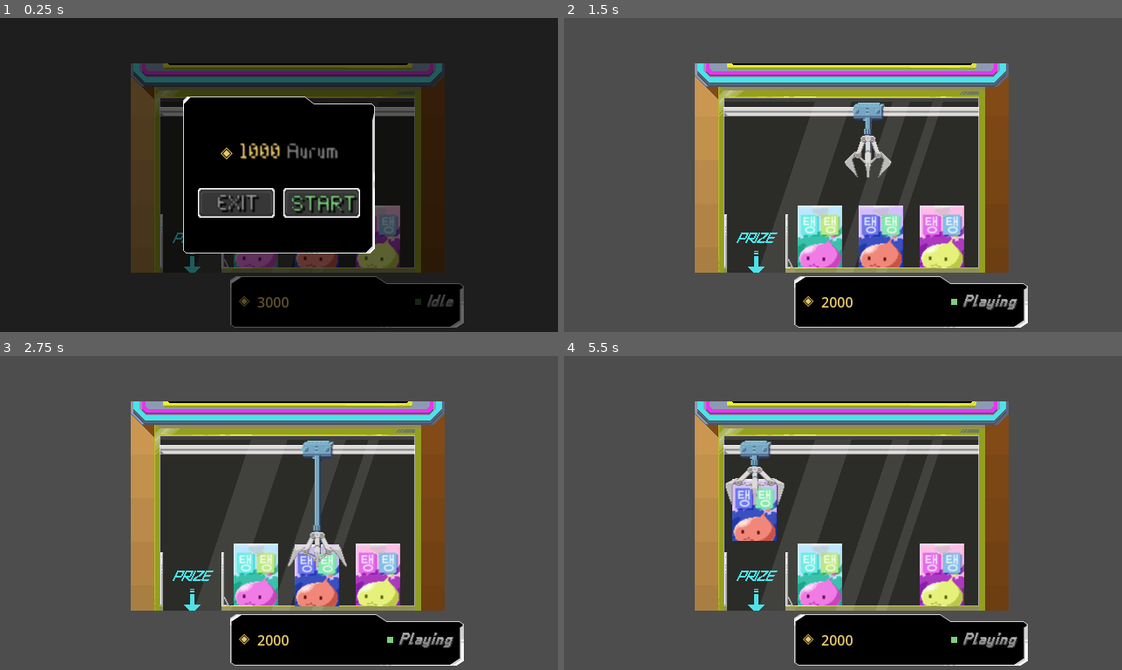
Above: before the commit, frames 1-4 (two rows, left to right).
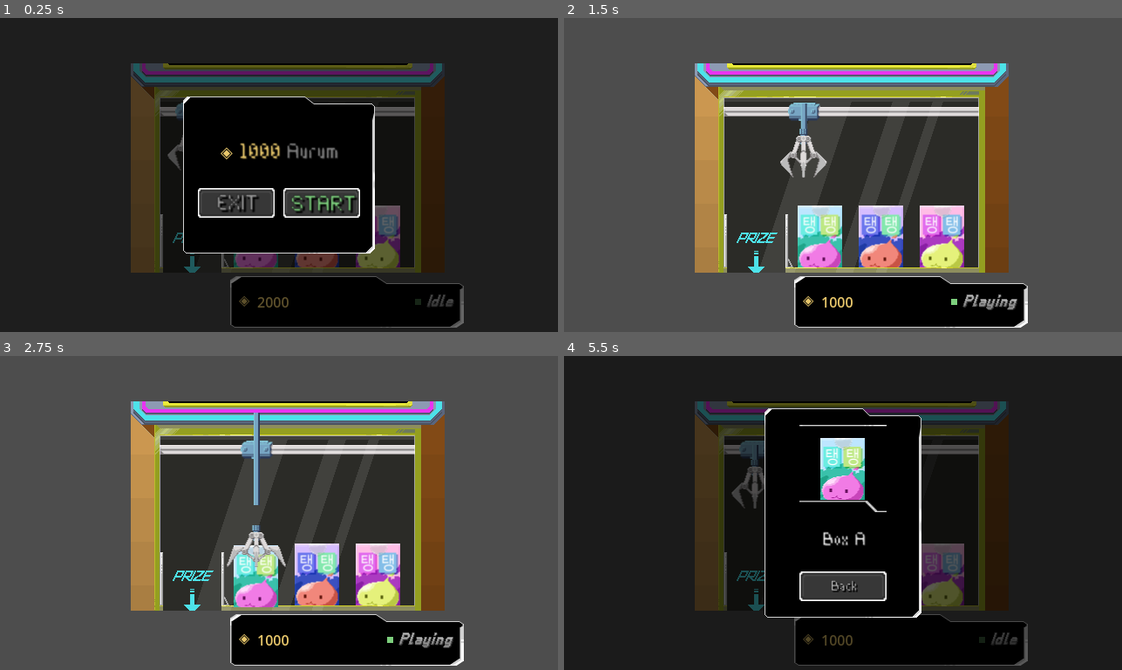
Above: after the commit, the same moments.

Repository: Sandy4j/crane_minigame
Game: Godot game, scene res://CraneMachine.tscn
Same seed, same stepped clock (60 frames per second), same inputs: the game is played once before the commit and once after it.
Inputs:
- Up to frame 1 (0.25 s): no input
- Up to frame 2 (1.5 s): click "START" at 0.5 s; tap Enter at 1.25 s; hold Right (right) from 1.28 s (still down); tap Space (grab) at 1.35 s
- Up to frame 3 (2.75 s): release Right (right) at 2.03 s; hold Left (left) from 2.03 s (still down); tap Space (grab) at 2.1 s
- Up to frame 4 (5.5 s): release Left (left) at 2.78 s; hold Right (right) 2.78-4.28 s; tap Space (grab) every 0.75 s from 2.85 to 5.1 s; hold Left (left) from 4.28 s (still down)

The runs differ from the first frame. In frame 1, 0.2% of the frame differs, in the area x 30-48%, y 26-93%; in frame 2, 1.7%; in frame 3, 2.9%; in frame 4, 93%, in the area x 0-100%, y 0-100%.

Commit message:
feat: refactor claw state management

Diff:
--- a/CraneMachine.tscn
+++ b/CraneMachine.tscn
@@ -87,7 +87,6 @@
 
 [node name="CraneMachine" type="Node2D"]
 script = ExtResource("1_eb7fx")
-aurum = 3000
 
 [node name="BG" type="Sprite2D" parent="."]
 position = Vector2(330, 172)
@@ -133,9 +132,7 @@
 
 [node name="ClawSprite" type="AnimatedSprite2D" parent="CraneTrain/CraneClaw"]
 sprite_frames = SubResource("SpriteFrames_qcgj4")
-animation = &"ClawOpen"
-frame = 1
-frame_progress = 1.0
+animation = &"ClawIdle"
 
 [node name="CollisionShape2D" type="CollisionShape2D" parent="CraneTrain/CraneClaw"]
 position = Vector2(0, 13)
--- a/Scripts/CraneClaw.gd
+++ b/Scripts/CraneClaw.gd
@@ -3,13 +3,13 @@
 @export var drop_speed: float = 60.0
 @export var max_drop: float = 75.0
 
-@export var grab_offset: Vector2 = Vector2(0, 29)
+@export var grab_offset: Vector2 = Vector2(0, 30)
 @export_range(0.0, 1.0, 0.01) var success_chance: float = 0.82
 
+enum ClawState { IDLE, DROPPING, RETURNING, FAILING }
+
+var state: ClawState = ClawState.IDLE
 var start_y: float
-var is_dropping: bool = false
-var is_returning: bool = false
-var is_failing: bool = false
 var grabbed_box: Area2D = null
 var _box_origin: Vector2
 
@@ -18,7 +18,7 @@
 @onready var collision: CollisionShape2D = $CollisionShape2D
 @onready var train_anchor: Marker2D = get_parent().get_node("Marker2D")
 
-const WIRE_BASE_HEIGHT: float = 8.0
+const WIRE_BASE_HEIGHT: float = 1.0
 
 signal box_dropped
 signal grab_failed
@@ -26,38 +26,42 @@
 func _ready():
 	start_y = position.y
 
-## Claw dianggap sibuk jika sedang drop, return, atau animasi gagal
+## Claw dianggap sibuk jika tidak dalam state IDLE
 func is_busy() -> bool:
-	return is_dropping or is_returning or is_failing
+	return state != ClawState.IDLE
 
 func _process(delta):
-	if is_dropping:
-		position.y += drop_speed * delta
-		_update_wire()
-		if position.y >= start_y + max_drop:
-			is_dropping = false
-			_try_grab()
+	match state:
+		ClawState.DROPPING:
+			position.y += drop_speed * delta
+			_update_wire()
+			if position.y >= start_y + max_drop:
+				state = ClawState.IDLE
+				_try_grab()
 
-	elif is_returning:
-		position.y -= drop_speed * delta
-		_update_wire()
-		if position.y <= start_y:
-			position.y = start_y
-			is_returning = false
-			if grabbed_box != null:
-				get_parent().on_claw_grabbed()
-			else:
-				get_parent().on_claw_finished()
+		ClawState.RETURNING, ClawState.FAILING:
+			position.y -= drop_speed * delta
+			_update_wire()
+			if position.y <= start_y:
+				position.y = start_y
+				if state == ClawState.RETURNING:
+					state = ClawState.IDLE
+					if grabbed_box != null:
+						get_parent().on_claw_grabbed()
+					else:
+						get_parent().on_claw_finished()
+				# Jika FAILING, biarkan _handle_fail() yang menyelesaikan state
 
+## Update wire berdasarkan posisi claw
 func _update_wire():
 	var anchor_local = to_local(train_anchor.global_position)
 	var wire_length = abs(anchor_local.y) + WIRE_BASE_HEIGHT
-	wire.position = Vector2(anchor_local.x, anchor_local.y / 2.0)
+	wire.position = Vector2(anchor_local.x, anchor_local.y / 1.0)
 	wire.region_rect = Rect2(0, 0, wire.texture.get_width(), wire_length)
 
 func drop():
 	anim.play("ClawOpen")
-	is_dropping = true
+	state = ClawState.DROPPING
 
 func _try_grab():
 	var overlapping = get_overlapping_areas()
@@ -68,44 +72,48 @@
 		anim.play("ClawGrab")
 		var target_global := global_position + grab_offset
 		grabbed_box.reparent(self)
-		grabbed_box.global_position = target_global
+
+		var tween = create_tween()
+		tween.set_ease(Tween.EASE_OUT)
+		tween.set_trans(Tween.TRANS_QUAD)
+		tween.tween_property(grabbed_box, "global_position", target_global, 0.15)
+
 		if grabbed_box.has_node("CollisionShape2D"):
 			grabbed_box.get_node("CollisionShape2D").disabled = true
 		await get_tree().create_timer(0.2).timeout
 
-		# Roll rng
 		if randf() <= success_chance:
-			is_returning = true
+			state = ClawState.RETURNING
 		else:
 			_handle_fail()
-	else:
-		anim.play("ClawNeutral")
-		await get_tree().create_timer(0.2).timeout
-		is_returning = true
 
+## Lepas box dari claw: reparent ke scene root, re-enable collision, play ClawOpen
+## Mengembalikan referensi box yang dilepas, atau null jika tidak ada
+func _detach_box() -> Area2D:
+	if grabbed_box == null:
+		return null
 
-## Handle saat gagal grab box
+	var box = grabbed_box
+	grabbed_box = null
+
+	anim.play("ClawOpen")
+	box.reparent(get_tree().current_scene)
+	if box.has_node("CollisionShape2D"):
+		box.get_node("CollisionShape2D").disabled = false
+
+	return box
+
+## Handle saat gagal grab box — box dikembalikan ke posisi semula
 func _handle_fail():
-	is_failing = true
-	is_returning = true
+	state = ClawState.FAILING
 
 	await get_tree().create_timer(0.55).timeout
 
-	if grabbed_box == null:
-		is_failing = false
+	var box = _detach_box()
+	if not box:
+		state = ClawState.IDLE
 		return
 
-	var box = grabbed_box
-	var scene_root = get_tree().current_scene
-	grabbed_box = null
-
-	anim.play("ClawOpen")
-	box.reparent(scene_root)
-
-	if box.has_node("CollisionShape2D"):
-		box.get_node("CollisionShape2D").disabled = false
-
-	# Animasi kotak balik ke posisi semula
 	var tween = create_tween()
 	tween.set_ease(Tween.EASE_IN)
 	tween.set_trans(Tween.TRANS_QUAD)
@@ -114,24 +122,14 @@
 	await tween.finished
 
 	anim.play("ClawNeutral")
-	is_failing = false
+	state = ClawState.IDLE
 	grab_failed.emit()
 
+## Lepas box dari claw: tampilkan animasi ClawOpen, lalu tampilkan animasi ClawNeutral
 func release_box():
-	if grabbed_box == null:
+	var box = _detach_box()
+	if not box:
 		return
-
-	var box = grabbed_box
-	var scene_root = get_tree().current_scene
-	var world_pos = box.global_position
-	grabbed_box = null
-
-	anim.play("ClawOpen")
-	box.reparent(scene_root)
-	box.global_position = world_pos
-
-	if box.has_node("CollisionShape2D"):
-		box.get_node("CollisionShape2D").disabled = false
 
 	var tween = create_tween()
 	tween.set_ease(Tween.EASE_IN)
@@ -139,5 +137,6 @@
 	tween.tween_property(box, "position:y", box.position.y + 200.0, 0.5)
 
 	await tween.finished
+
 	anim.play("ClawNeutral")
 	box_dropped.emit()
--- a/Scripts/CraneMachine.gd
+++ b/Scripts/CraneMachine.gd
@@ -23,15 +23,23 @@
 
 
 func _ready():
-	claw.grab_failed.connect(_on_grab_failed)
-	claw.box_dropped.connect(_on_box_dropped)
+	claw.grab_failed.connect(end_session)
+	claw.box_dropped.connect(end_session)
 
 	empty_label.visible = false
 	train.can_move = false
 
 	aurum_changed.emit(aurum)
+	popup.open(session_cost, aurum)
 
-	popup.open(session_cost, aurum)
+
+## Aktivasi sesi: potong aurum, set state aktif, emit signal
+func _activate_session() -> void:
+	aurum -= session_cost
+	aurum_changed.emit(aurum)
+	session_active = true
+	has_played_once = true
+	session_started.emit()
 
 func try_start_session() -> void:
 	if is_empty:
@@ -41,14 +49,8 @@
 		popup.show_warning()
 		return
 
-	# Potong aurum untuk sesi pertama dari popup
-	aurum -= session_cost
-	aurum_changed.emit(aurum)
-
-	session_active = true
-	has_played_once = true
+	_activate_session()
 	train.can_move = true
-	session_started.emit()
 	popup.close()
 
 func end_session() -> void:
@@ -66,6 +68,7 @@
 		train.can_move = true
 		popup.close()
 
+## Aktivasi sesi jika ada sesi yang pending
 func start_pending_session() -> void:
 	if not pending_session:
 		return
@@ -78,15 +81,10 @@
 		train.can_move = false
 		return
 
-	# Potong aurum saat train mulai bergerak
-	aurum -= session_cost
-	aurum_changed.emit(aurum)
+	pending_session = false
+	_activate_session()
 
-	session_active = true
-	has_played_once = true
-	pending_session = false
-	session_started.emit()
-
+## Cek apakah ada box yang kosong
 func _check_boxes() -> void:
 	var boxes = get_tree().get_nodes_in_group("box")
 	if boxes.size() == 0:
@@ -94,12 +92,7 @@
 		empty_label.visible = true
 		machine_empty.emit()
 
-func _on_grab_failed():
-	end_session()
-
-func _on_box_dropped():
-	end_session()
-
+## Signal dari area drop zone
 func _on_drop_zone_area_shape_entered(_area_rid, area, _area_shape_index, _local_shape_index):
 	if area.is_in_group("box"):
 		var item_texture: Texture2D = null
@@ -109,5 +102,4 @@
 			item_texture = sprite.texture
 
 		area.queue_free()
-
 		result.show_result(item_name, item_texture)
--- a/Scripts/CraneTrain.gd
+++ b/Scripts/CraneTrain.gd
@@ -16,12 +16,13 @@
 
 
 func _ready():
+	_return_to_drop_zone(false)
 	_refresh_box_targets()
-	_snap_to_selected_box(false)
-
-	claw.box_dropped.connect(_on_box_dropped)
-
-func _process(delta):
+
+	claw.box_dropped.connect(_reset_after_session)
+	claw.grab_failed.connect(_reset_after_session)
+
+func _process(_delta):
 	if is_auto_moving:
 		return
 
@@ -34,14 +35,17 @@
 	if Input.is_action_just_pressed("grab"):
 		_trigger_drop()
 
+## Dipanggil saat tombol grab ditekan
 func _trigger_drop():
+	if not can_move or not crane_machine.session_active:
+		return
 	if claw.is_busy():
 		return
-
 	if claw.grabbed_box == null:
 		can_move = false
 		claw.drop()
 
+## Dipanggil saat claw berhasil grab box
 func on_claw_grabbed():
 	_stop_tween()
 	is_auto_moving = true
@@ -50,38 +54,48 @@
 		claw.release_box()
 	)
 
+
+## Dipanggil setelah sesi selesai, baik berhasil maupun gagal
 func on_claw_finished():
+	_reset_after_session()
+
+## Reset state saat sesi selesai
+func _reset_after_session() -> void:
 	can_move = true
 	has_deducted_for_session = false
-	_refresh_box_targets()
-	_snap_to_selected_box(false)
-
-func _on_box_dropped():
-	can_move = true
-	has_deducted_for_session = false
-	_refresh_box_targets()
-	_snap_to_selected_box(false)
-
+	selected_index = -1
+	_return_to_drop_zone(true, func(): _refresh_box_targets())
+
+
+## Potong aurum hanya sekali per gerakan awal box
+func _try_deduct_session() -> void:
+	if not has_deducted_for_session:
+		crane_machine.start_pending_session()
+		has_deducted_for_session = true
+
+## Pilih box berdasarkan posisi claw
 func _select_box(direction: int) -> void:
 	_refresh_box_targets()
 	if box_targets.is_empty():
 		return
 
 	if selected_index < 0:
-		selected_index = 0
+		selected_index = _find_initial_index(direction)
+		if selected_index < 0:
+			return
+		_try_deduct_session()
+		_snap_to_selected_box(true)
+		return
 
 	var new_index: int = clamp(selected_index + direction, 0, box_targets.size() - 1)
 	if new_index == selected_index:
 		return
 
-	if not has_deducted_for_session:
-		# Aurum dipotong saat mulai memilih posisi box.
-		crane_machine.start_pending_session()
-		has_deducted_for_session = true
-
+	_try_deduct_session()
 	selected_index = new_index
 	_snap_to_selected_box(true)
 
+## Refresh daftar box yang akan dipotong
 func _refresh_box_targets() -> void:
 	var boxes := get_tree().get_nodes_in_group("box")
 	box_targets.clear()
@@ -97,9 +111,29 @@
 		selected_index = -1
 		return
 
-	if selected_index < 0 or selected_index >= box_targets.size():
-		selected_index = _find_nearest_box_index()
-
+	if selected_index >= box_targets.size():
+		selected_index = box_targets.size() - 1
+	elif selected_index < -1:
+		selected_index = -1
+
+## Cari index box pertama yang sesuai dengan posisi claw
+func _find_initial_index(direction: int) -> int:
+	if box_targets.is_empty():
+		return -1
+
+	var claw_global_x: float = claw.global_position.x
+	if direction > 0:
+		for i in range(box_targets.size()):
+			if box_targets[i].global_position.x >= claw_global_x:
+				return i
+	elif direction < 0:
+		for i in range(box_targets.size() - 1, -1, -1):
+			if box_targets[i].global_position.x <= claw_global_x:
+				return i
+
+	return _find_nearest_box_index()
+
+## Cari index box terdekat
 func _find_nearest_box_index() -> int:
 	if box_targets.is_empty():
 		return -1
@@ -116,6 +150,7 @@
 
 	return nearest_index
 
+## Snap ke posisi box yang dipilih
 func _snap_to_selected_box(use_tween: bool) -> void:
 	if selected_index < 0 or selected_index >= box_targets.size():
 		return
@@ -127,6 +162,17 @@
 		_stop_tween()
 		position.x = target_x
 
+## Kembali ke posisi drop zone
+func _return_to_drop_zone(use_tween: bool, on_finished: Callable = Callable()) -> void:
+	if use_tween:
+		_tween_to_x(drop_zone_x, speed, on_finished)
+	else:
+		_stop_tween()
+		position.x = drop_zone_x
+		if on_finished.is_valid():
+			on_finished.call()
+
+## Fungsi untuk membuat tween ke posisi tertentu
 func _tween_to_x(target_x: float, move_speed: float, on_finished: Callable = Callable()) -> void:
 	_stop_tween()
 
@@ -145,10 +191,12 @@
 	if on_finished.is_valid():
 		movement_tween.finished.connect(func(): on_finished.call(), CONNECT_ONE_SHOT)
 
+## Hentikan tween yang sedang berjalan
 func _stop_tween() -> void:
 	if movement_tween != null:
 		movement_tween.kill()
 		movement_tween = null
 
+## Cek apakah sedang ada tween yang berjalan
 func _is_tweening() -> bool:
 	return movement_tween != null and movement_tween.is_running()
